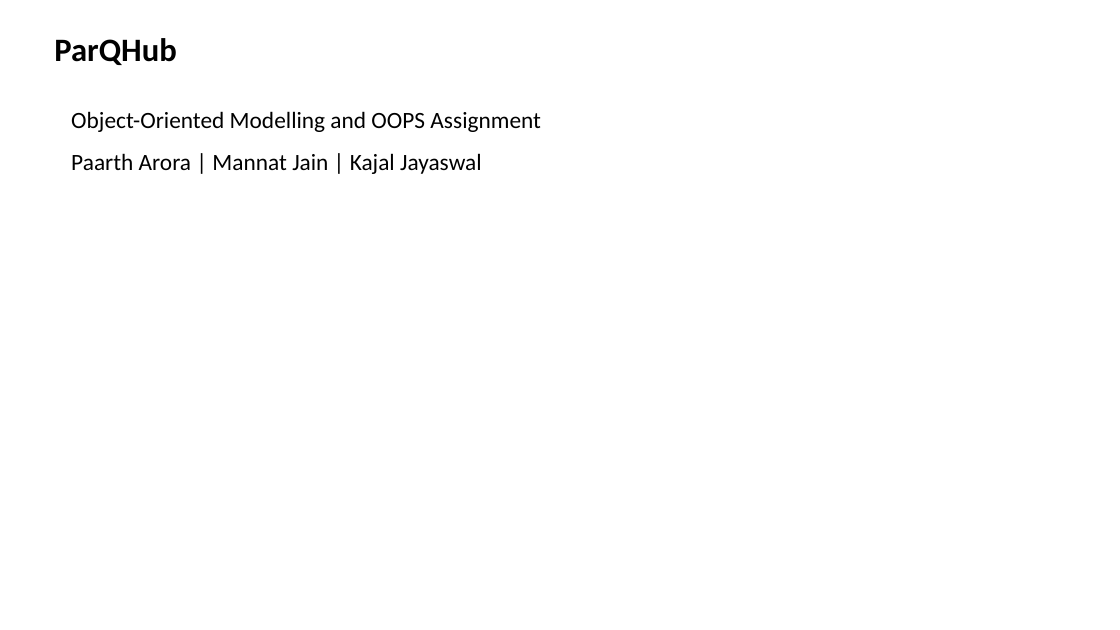
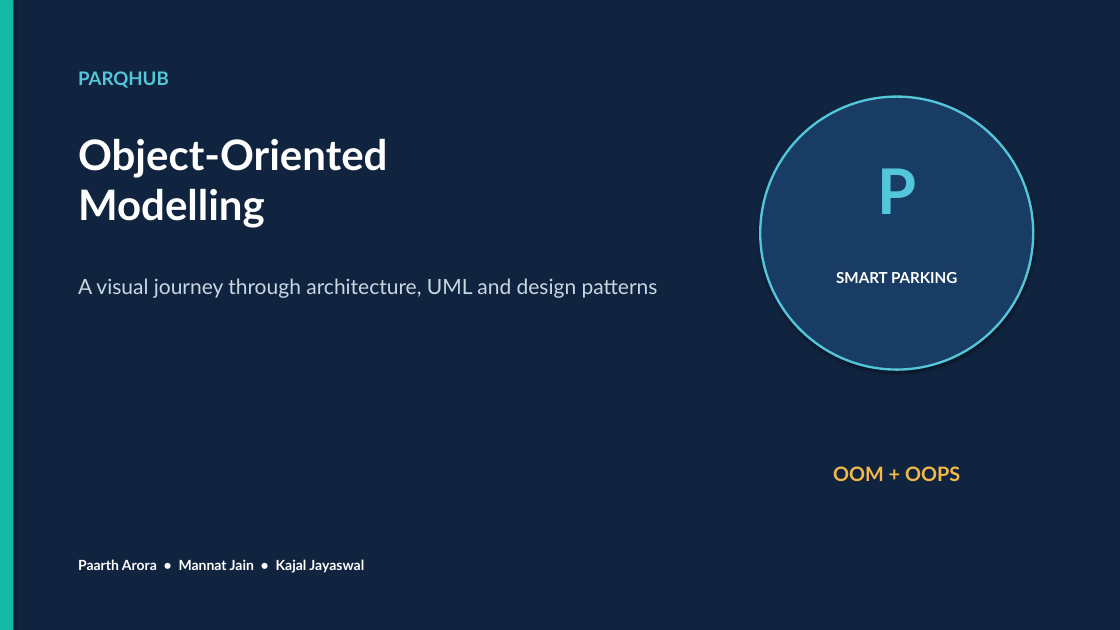
Before and after one commit to 0xPaarth/ParQHub-OOM-Assignment, a slide deck: slide 1 of docs/presentation/ParQHub_OOPS_Presentation.pptx. Drawn at 1120x630 pixels with LibreOffice and Linux fonts; fonts in the diff are those of the drawing. Boxes give left, top, right and bottom in pixels: in the first picture for what was removed or moved away, otherwise in the second. Text is boxed around its words. In the diff, an @@ line names an element or a change of style, - is before the commit and + after.

```diff
--- a/docs/presentation/ParQHub_OOPS_Presentation.pptx
+++ b/docs/presentation/ParQHub_OOPS_Presentation.pptx
@@ background #FFFFFF to #10233F @@
@@ rectangle added at (0,0,13,630), fill #13B8A6 @@
@@ text at (78,71,169,88): text changed; size 28 to 16 pt; font Calibri to Lato; text colour #000000 to #53C7D9 @@
-ParQHub
+PARQHUB
@@ ellipse added at (760,97,1033,370), fill #183C63, outline #53C7D9 2 pt @@
@@ text added at (78,138,387,228), 36 pt, text #FFFFFF, bold @@
+Object-Oriented
+Modelling
@@ text added at (877,168,916,214), 54 pt, text #53C7D9, bold @@
+P
@@ text added at (78,278,658,298), 18 pt, text #C9D7E3 @@
+A visual journey through architecture, UML and design patterns
@@ text added at (836,272,957,283), 13 pt, text #FFFFFF, bold @@
+SMART PARKING
@@ text added at (833,466,960,481), 17 pt, text #F2B84B, bold @@
+OOM + OOPS
@@ text at (78,559,364,573): text changed; size 20 to 12 pt; font Calibri to Lato; text colour #000000 to #FFFFFF; bold on @@
-Object-Oriented Modelling and OOPS Assignment
-Paarth Arora | Mannat Jain | Kajal Jayaswal
+Paarth Arora • Mannat Jain • Kajal Jayaswal
```
Also in this commit, not shown: 19 slides added, 19 slides removed, 17 other files.
